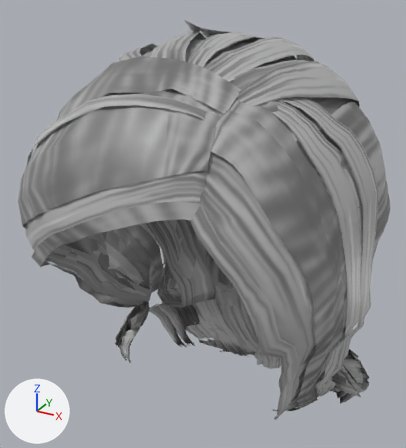
Before and after pictures for a commit that changed the glTF model public/models/daz_hair_french_lazy_roll.glb.
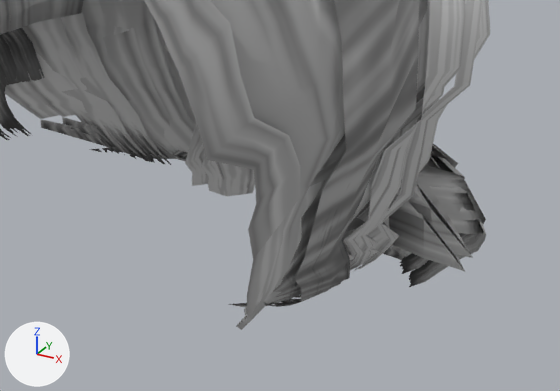
The first picture shows the older version from a 50 mm lens placed at (0.133, -0.255, 0.18), pointed at (-0.017, 0.018, 0.044). The close-ups show the older and then the newer version on the part from 45% to 98% of the width and 66% to 99% of the height of that picture. Only the edits that show in the close-ups are written down. Arrows for +X, +Y and +Z are at lower left; the lights stay in place. Vertices at exactly the same position are counted once.

Before the edit, the objects in view are built like this:
```python
me_daz_hair_french_lazy_roll = bpy.data.meshes.new('daz_hair_french_lazy_roll')
me_daz_hair_french_lazy_roll.from_pydata(...)  # 5249 vertices, 6893 faces; spans x -0.095..0.09, y -0.095..0.127, z -0.107..0.161
me_daz_hair_french_lazy_roll.materials.append(mat_daz_hair_french_lazy_roll_mat)
ob_daz_hair_french_lazy_roll = bpy.data.objects.new('daz_hair_french_lazy_roll', me_daz_hair_french_lazy_roll)
ob_daz_hair_french_lazy_roll.location = (0.0, 0.0, 0.0)
```
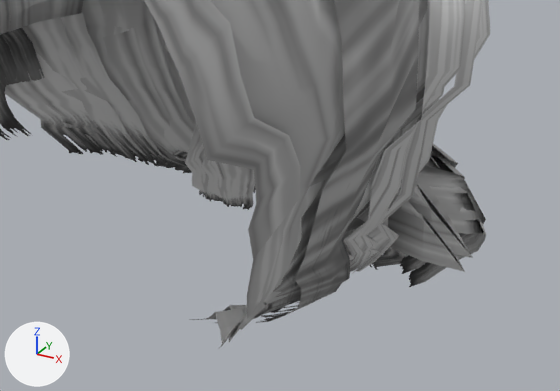
Location of each change, (x1, y1, x2, y2) in pixels of the close-ups (560 x 391 px; the box of a moved part takes in the faces that stretch with it):
'daz_hair_french_lazy_roll', reshaped
    before: (0, 0, 490, 330)
    after: (0, 0, 490, 347)
part 1 of me_daz_hair_french_lazy_roll, added
    after: (223, 305, 247, 342)
part 2 of me_daz_hair_french_lazy_roll, added
    after: (190, 308, 245, 347)
part 3 of me_daz_hair_french_lazy_roll, added
    after: (42, 128, 402, 270)
part 4 of me_daz_hair_french_lazy_roll, moved or reshaped
    before: (229, 201, 464, 316)
    after: (216, 201, 465, 323)

The change, as a list of edits to the scene's bpy script:
```text
Change me_daz_hair_french_lazy_roll:
    used by ob_daz_hair_french_lazy_roll; location = (0.0, 0.0, 0.0)
    remove me_daz_hair_french_lazy_roll.from_pydata(...)  # 5249 vertices, 6893 faces; spans x -0.095..0.09, y -0.095..0.127, z -0.107..0.161
    add me_daz_hair_french_lazy_roll.from_pydata(...)  # 5700 vertices, 7517 faces; spans x -0.095..0.09, y -0.095..0.127, z -0.115..0.161
    me_daz_hair_french_lazy_roll part 1: a new loose piece of 31 vertices spanning x 0.04..0.071, y -0.056..-0.02, z -0.043..0.029, in mat_daz_hair_french_lazy_roll_mat
    me_daz_hair_french_lazy_roll part 2: a new loose piece of 23 vertices spanning x 0.038..0.06, y -0.052..-0.025, z -0.043..-0.017, in mat_daz_hair_french_lazy_roll_mat
    me_daz_hair_french_lazy_roll part 3: 344 vertices added at x -0.055..0.055, y 0.07..0.11, z -0.115..-0.103
    me_daz_hair_french_lazy_roll part 4: 73 vertices moved from x 0.048..0.08, y -0.039..0.014, z -0.045..-0.026 to x 0.042..0.08, y -0.04..0.014, z -0.045..-0.026; 33 vertices removed from x 0.048..0.069, y -0.026..-0.003, z -0.044..-0.028; 33 vertices added at x 0.044..0.069, y -0.029..-0.007, z -0.044..-0.028
    other edits to the shape of me_daz_hair_french_lazy_roll do not show in these pictures
```
